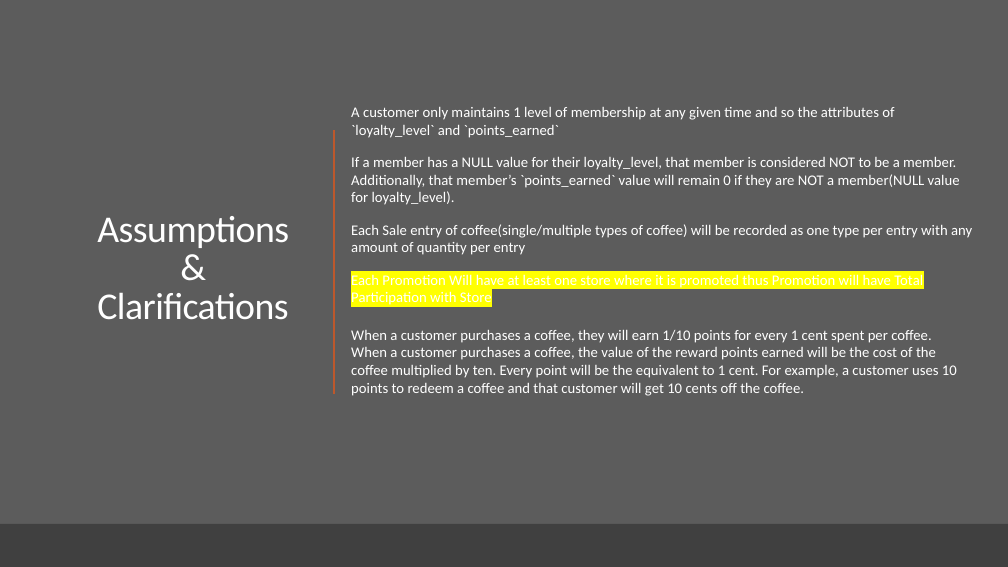
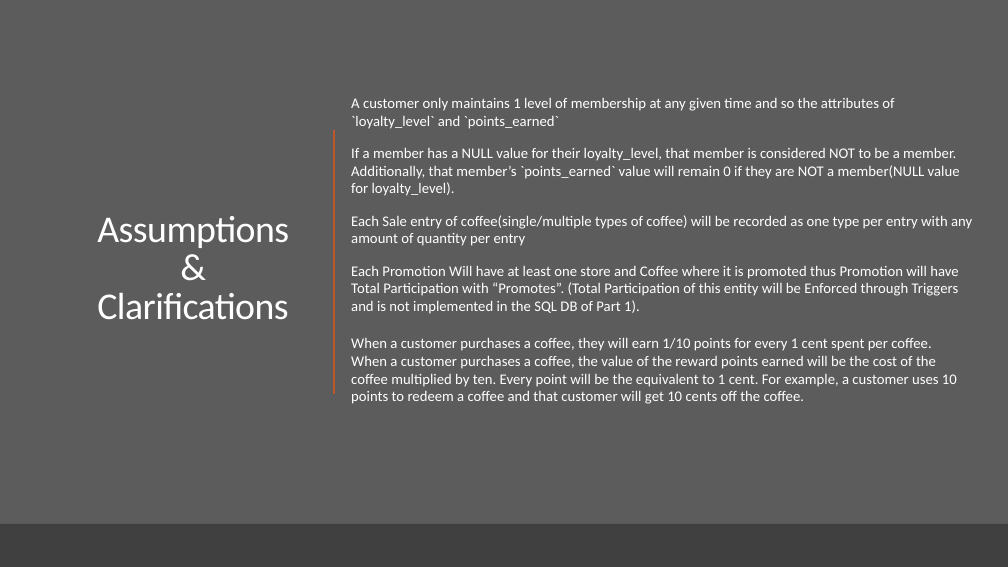
Before and after one commit to cnecciai/BoutiqueCoffee, a slide deck: slide 7 of Project/ER Model.pptx. Drawn at 1008x567 pixels with LibreOffice and Linux fonts; fonts in the diff are those of the drawing. Boxes give left, top, right and bottom in pixels: in the first picture for what was removed or moved away, otherwise in the second. Text is boxed around its words. In the diff, an @@ line names an element or a change of style, - is before the commit and + after.

```diff
--- a/Project/ER Model.pptx
+++ b/Project/ER Model.pptx
@@ text at (x1=351, y1=266, x2=959, y2=314): text changed @@
-Each Promotion Will have at least one store where it is promoted thus Promotion will have Total Participation with Store
+Each Promotion Will have at least one store and Coffee where it is promoted thus Promotion will have Total Participation with “Promotes”. (Total Participation of this entity will be Enforced through Triggers and is not implemented in the SQL DB of Part 1).
```
Also in this commit, not shown: 2 other slides changed.
